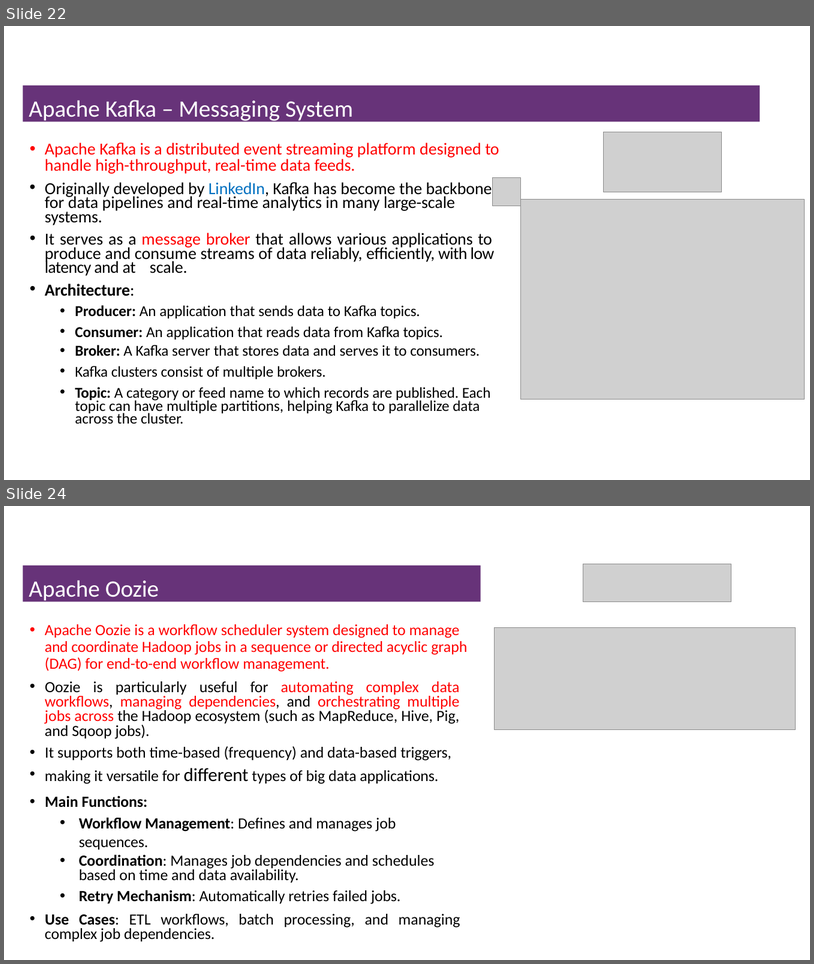
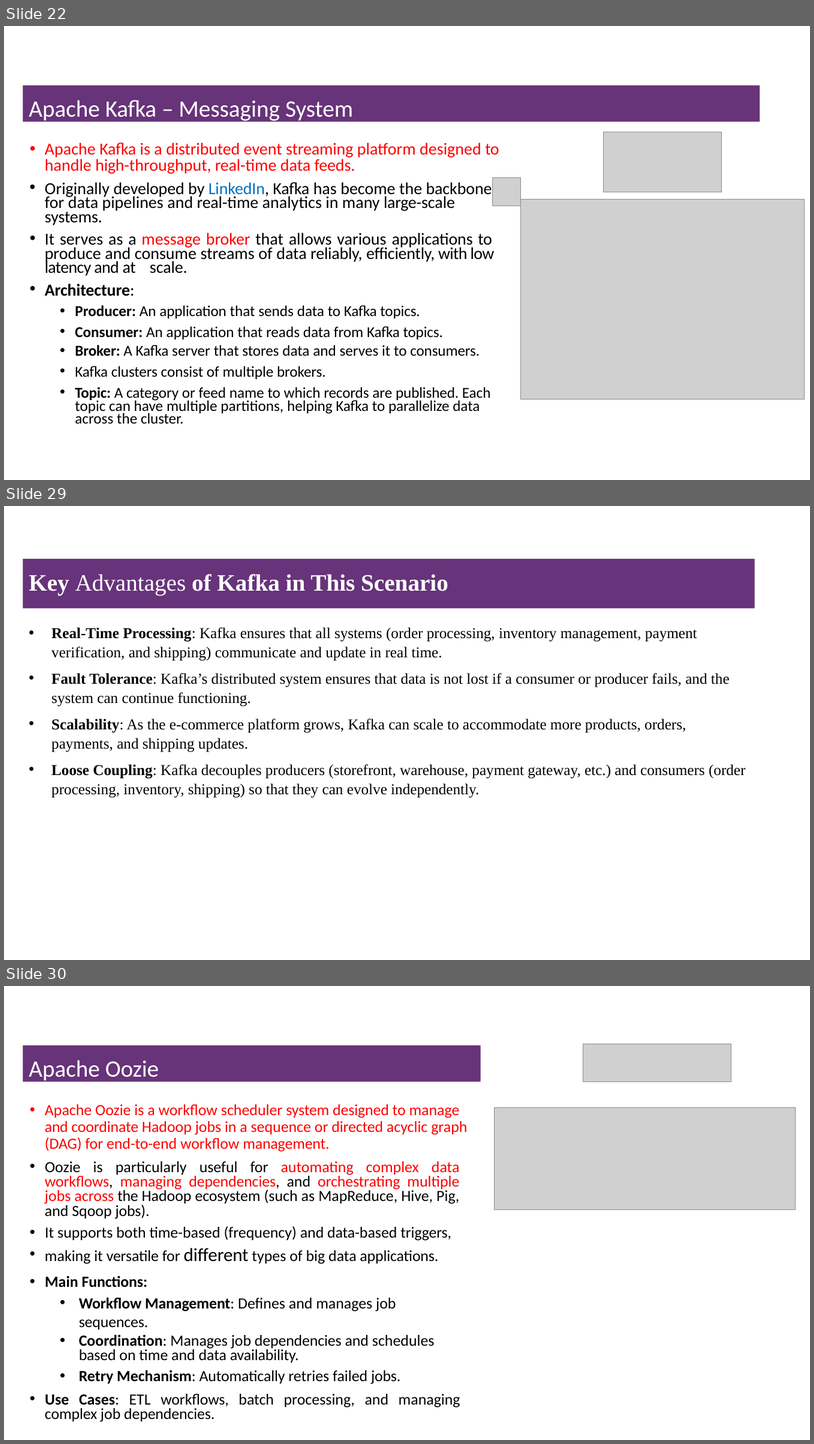
Before and after one commit to msfasha/307401-Big-Data, a slide deck: Lecture Notes/Section 2 - Introduction to Hadoop Eco System/2-Introduction to Hadoop Eco System.pptx. Shown one above the other, each under a label of ours: slides 22 and 24 before the commit, slides 22, 29 and 30 after it; the slides between them are not shown. The pictures are 814x964 and 814x1444 pixels, drawn with LibreOffice and Linux fonts; fonts in the diff are those of the drawing; grey boxes stand for pictures; background and template pictures are left out. Boxes give left, top, right and bottom in pixels: in the first picture for what was removed or moved away, otherwise in the second. Text is boxed around its words. In the diff, an @@ line names an element or a change of style, - is before the commit and + after.

```diff
--- a/Lecture Notes/Section 2 - Introduction to Hadoop Eco System/2-Introduction to Hadoop Eco System.pptx
+++ b/Lecture Notes/Section 2 - Introduction to Hadoop Eco System/2-Introduction to Hadoop Eco System.pptx
@@ slide 29 added at box(4, 506, 810, 960), background #FFFFFF @@
@@ title added at box(23, 559, 755, 608), fill #67337A, 28 pt, text #FFFFFF, bold @@
+Key Advantages of Kafka in This Scenario
@@ text added at box(51, 627, 746, 798), 18 pt, text #000000 @@
+• Real-Time Processing: Kafka ensures that all systems (order processing, inventory management, payment verification, and shipping) communicate and update in real time.
+• Fault Tolerance: Kafka’s distributed system ensures that data is not lost if a consumer or producer fails, and the system can continue functioning.
+• Scalability: As the e-commerce platform grows, Kafka can scale to accommodate more products, orders, payments, and shipping updates.
+• Loose Coupling: Kafka decouples producers (storefront, warehouse, payment gateway, etc.) and consumers (order processing, inventory, shipping) so that they can evolve independently.
@@ what was slide 24 is now slide 30 @@
```
Also in this commit, not shown: 3 slides changed, 6 other slides added, 1 slide removed, 1 other file.
